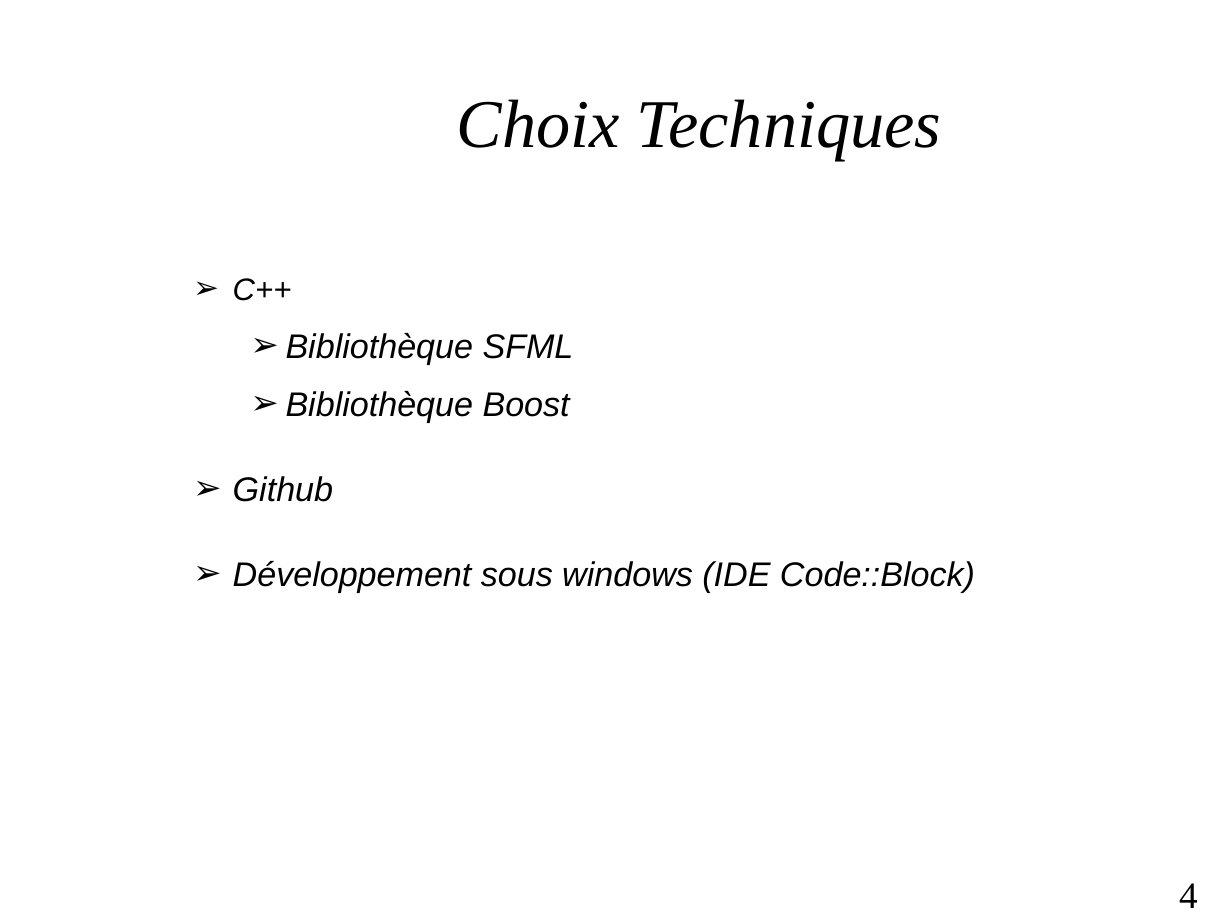
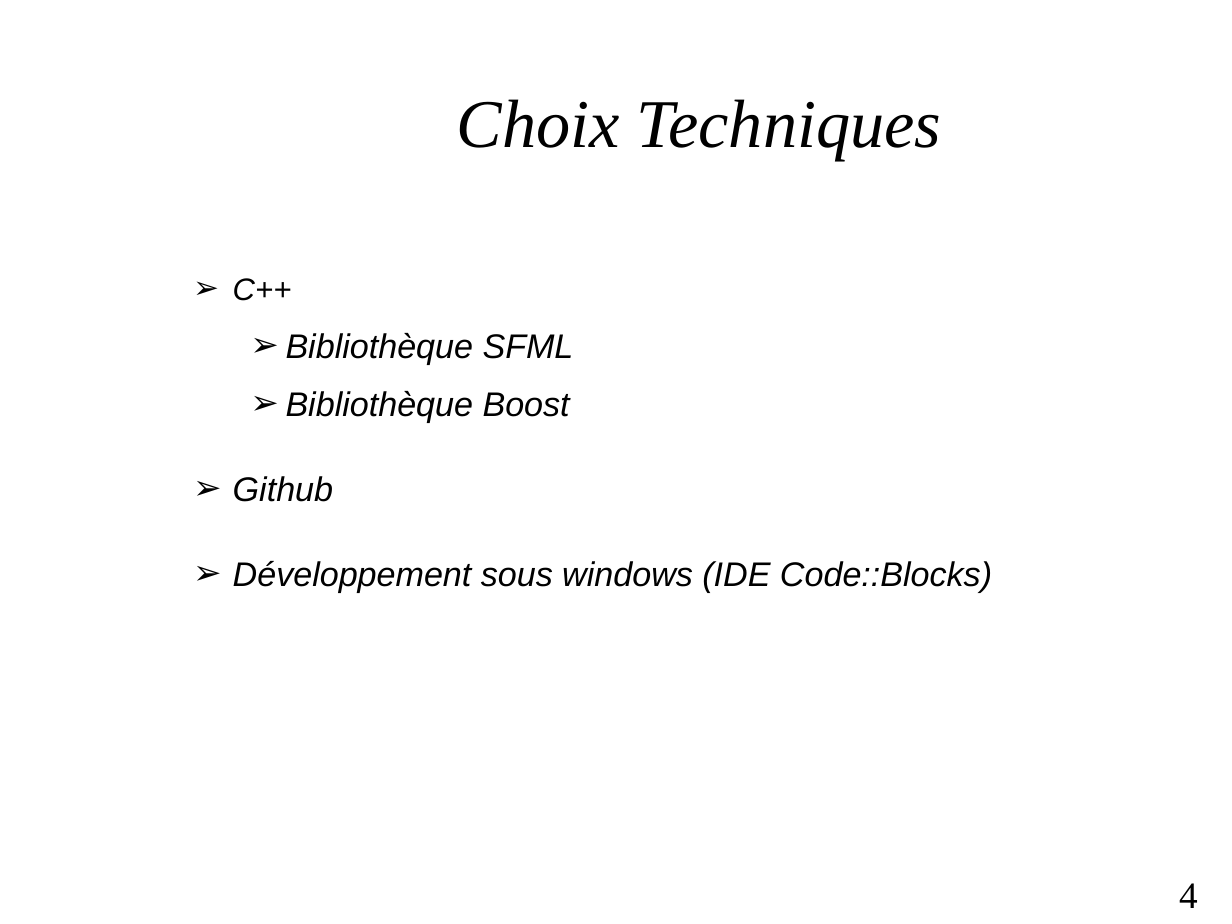
Before and after one commit to Mialus/towerDefense, a slide deck: slide 4 of Orale.odp. Drawn at 1232x924 pixels with LibreOffice and Linux fonts; fonts in the diff are those of the drawing; background and template pictures are left out. Boxes give left, top, right and bottom in pixels: in the first picture for what was removed or moved away, otherwise in the second. Text is boxed around its words. In the diff, an @@ line names an element or a change of style, - is before the commit and + after.

Commit message:
Add s to code::blocks

```diff
--- a/Orale.odp
+++ b/Orale.odp
@@ text at bbox=[233, 561, 992, 593]: text changed @@
-➢ Développement sous windows (IDE Code::Block)
+➢ Développement sous windows (IDE Code::Blocks)
```
